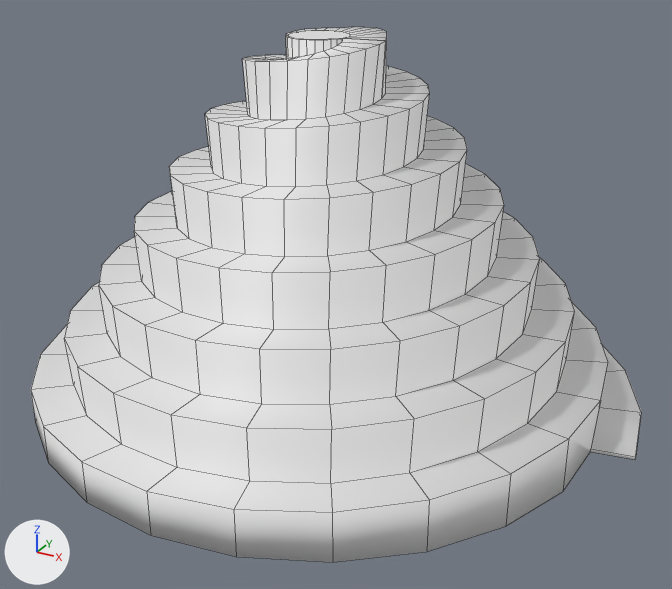
The Blender file Visual Computing Project (2023-2)/Assets/Imports/tower2.blend, before and after one commit.
Camera for both pictures: a 50 mm camera at (21.4, -37.9, 23.8) aimed at (1.0, -0.9, 5.4). Lighting does not change. The marker at lower left points along +X, +Y and +Z. Mesh edges are drawn as thin lines.

The first picture shows 'Spiral.002'.
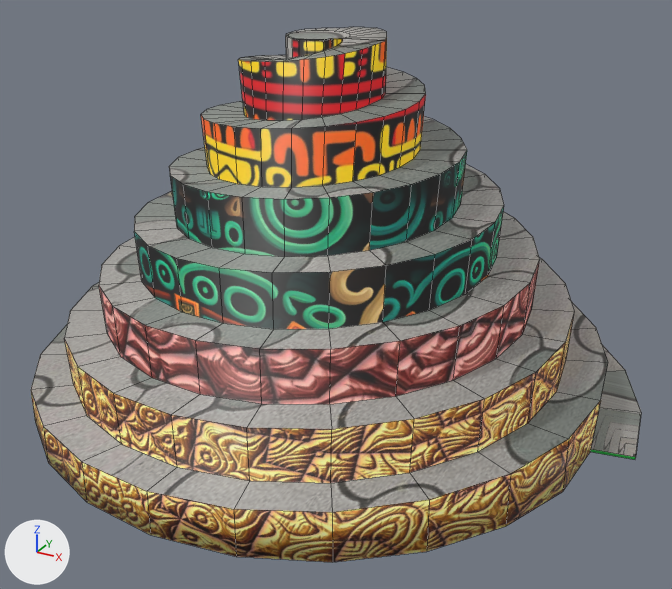
Where the change shows, as pixel boxes [x1, y1, x2, y2] in the pictures (672 x 589 px; the box of a moved part takes in the faces that stretch with it):
'Spiral.002', reshaped, recoloured: [31, 27, 641, 562] in both
part 1 of me_spiral_002, moved or reshaped: [169, 38, 504, 205] in both
part 2 of me_spiral_002, recoloured: [590, 450, 636, 460] in both
part 3 of me_spiral_002, recoloured: [31, 315, 601, 562] in both
part 4 of me_spiral_002, recoloured (white to brown): [99, 260, 540, 404] in both
part 5 of me_spiral_002, recoloured: [134, 151, 504, 329] in both
part 6 of me_spiral_002, recoloured: [292, 38, 387, 98] in both
part 7 of me_spiral_002, recoloured (white to grey): [31, 27, 641, 512] in both

The change, as a diff of the scene's bpy script:
```diff
--- a/Visual Computing Project (2023-2)/Assets/Imports/tower2.blend.py
+++ b/Visual Computing Project (2023-2)/Assets/Imports/tower2.blend.py
@@ mat_floor @@
+mat_floor = principled_material('Floor')
+mat_floor.texture = img_floor_jpg
@@ mat_fourthfloor @@
+mat_fourthfloor = principled_material('FourthFloor')
+mat_fourthfloor.texture = img_4thlevel_jpg
@@ mat_basicfloor @@
+mat_basicfloor = bpy.data.materials.new('BasicFloor')
+mat_basicfloor.use_nodes = True; mat_basicfloor.node_tree.nodes.clear()
+_N = mat_basicfloor.node_tree.nodes; _L = mat_basicfloor.node_tree.links
+n0 = _N.new('ShaderNodeBsdfPrincipled'); n0.name = 'Principled BSDF'
+n0.distribution = 'GGX'
+n0.subsurface_method = 'RANDOM_WALK_SKIN'
+n1 = _N.new('ShaderNodeOutputMaterial'); n1.name = 'Material Output'
+n2 = _N.new('ShaderNodeRGB'); n2.name = 'RGB'
+n2.outputs[0].default_value = (0.0131, 0.5, 0.0517, 1.0)  # 'Color', green #1ebc40
+_L.new(n0.outputs[0], n1.inputs[0])  # 'BSDF' to 'Surface'
+_L.new(n2.outputs[0], n0.inputs[0])  # 'Color' to 'Base Color'
@@ mat_secondfloor @@
+mat_secondfloor = principled_material('SecondFloor')
+mat_secondfloor.texture = img_2ndlevel_jpg
@@ mat_firstfloor @@
+mat_firstfloor = principled_material('FirstFloor')
+mat_firstfloor.texture = img_1stlevel_jpg
@@ mat_thirdfloor @@
+mat_thirdfloor = principled_material('ThirdFloor')
+mat_thirdfloor.texture = img_3rdlevel_jpg
@@ me_spiral_002 @@
 me_spiral_002.from_pydata(...)  # 447 vertices, 414 faces; spans x -15.1..16.0, y -14.6..15.5, z -0.2..17.8
+# me_spiral_002 part 1: 92 of the vertices in x -5.8..5.7, y -5.4..6.3, z 10.2..17.5 are moved by (-0.1, -0.2, 0.0)
+# me_spiral_002 part 2: 1 of the faces centred in x 15.0, y 0.0, z -0.1 switch from no material to mat_basicfloor
+# me_spiral_002 part 3: 29 of the faces centred in x -14.9..15.7, y -14.4..2.1, z 0.0..3.8 switch from no material to mat_firstfloor (picture img_1stlevel_jpg)
+# me_spiral_002 part 4: 24 of the faces centred in x -11.1..11.1, y -10.7..11.6, z 3.9..6.3 switch from no material to mat_secondfloor (picture img_2ndlevel_jpg)
+# me_spiral_002 part 5: 49 of the faces centred in x -9.3..9.4, y -8.9..9.8, z 6.4..11.5 switch from no material to mat_thirdfloor (picture img_3rdlevel_jpg)
+# me_spiral_002 part 6: 68 of the faces centred in x -5.7..5.1, y -5.2..6.1, z 11.6..17.5 switch from no material to mat_fourthfloor (picture img_4thlevel_jpg)
+# me_spiral_002 part 7: 198 of the faces centred in x -13.9..14.7, y -13.4..14.3, z 0.1..17.7 switch from no material to mat_floor (picture img_floor_jpg)
```
